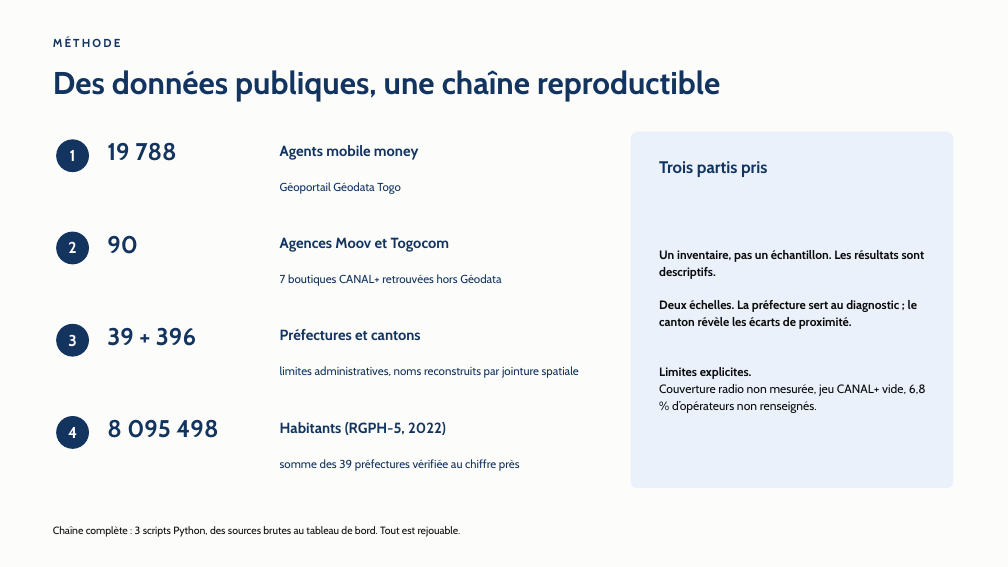
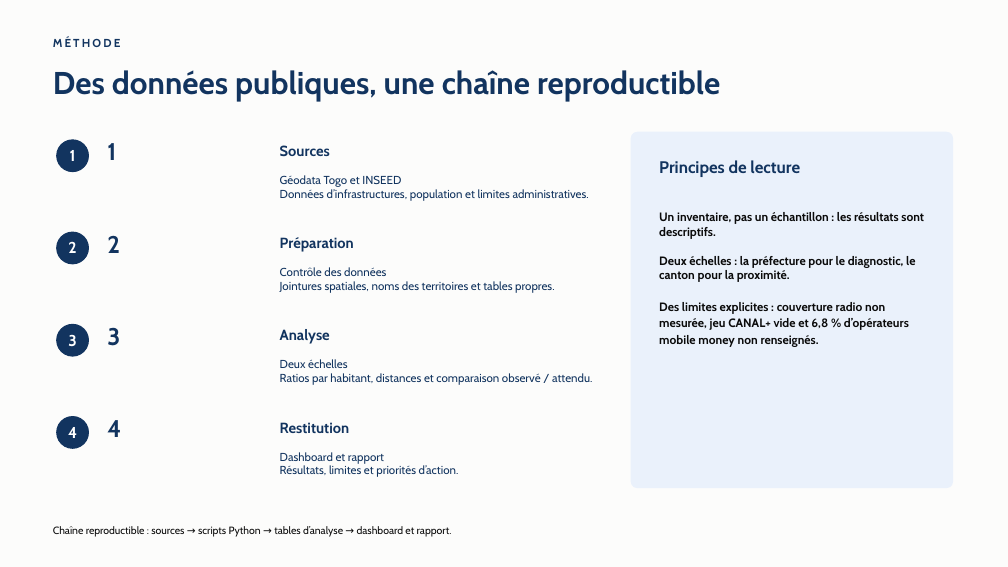
Before and after one commit to jack-junior/togo-acces-numerique, a slide deck: slide 2 of rapport/Rapport_Defi1_Acces_numerique_Togo.pptx. Drawn at 1008x567 pixels with LibreOffice and Linux fonts; fonts in the diff are those of the drawing. Boxes give left, top, right and bottom in pixels: in the first picture for what was removed or moved away, otherwise in the second. Text is boxed around its words. In the diff, an @@ line names an element or a change of style, - is before the commit and + after.

Commit message:
Turn method slide into workflow

```diff
--- a/rapport/Rapport_Defi1_Acces_numerique_Togo.pptx
+++ b/rapport/Rapport_Defi1_Acces_numerique_Togo.pptx
@@ text at bbox=[107, 143, 116, 160]: text changed @@
-19 788
+1
@@ text at bbox=[280, 145, 330, 157]: text changed @@
-Agents mobile money
+Sources
@@ text at bbox=[280, 175, 589, 201]: text changed @@
-Géoportail Géodata Togo
+Géodata Togo et INSEED
+Données d’infrastructures, population et limites administratives.
@@ text at bbox=[659, 160, 800, 177]: text changed @@
-Trois partis pris
+Principes de lecture
@@ text at bbox=[107, 235, 120, 253]: text changed @@
-90
+2
@@ text at bbox=[280, 237, 354, 252]: text changed @@
-Agences Moov et Togocom
+Préparation
@@ text at bbox=[659, 212, 924, 347]: text changed @@
-Un inventaire, pas un échantillon. Les résultats sont descriptifs.
-Deux échelles. La préfecture sert au diagnostic ; le canton révèle les écarts de proximité.
-Limites explicites.
-Couverture radio non mesurée, jeu CANAL+ vide, 6,8 % d’opérateurs non renseignés.
+Un inventaire, pas un échantillon : les résultats sont descriptifs.
+Deux échelles : la préfecture pour le diagnostic, le canton pour la proximité.
+Des limites explicites : couverture radio non mesurée, jeu CANAL+ vide et 6,8 % d’opérateurs mobile money non renseignés.
@@ text at bbox=[280, 267, 554, 293]: text changed @@
-7 boutiques CANAL+ retrouvées hors Géodata
+Contrôle des données
+Jointures spatiales, noms des territoires et tables propres.
@@ text at bbox=[107, 327, 120, 346]: text changed @@
-39 + 396
+3
@@ text at bbox=[280, 329, 330, 344]: text changed @@
-Préfectures et cantons
+Analyse
@@ text at bbox=[280, 359, 592, 385]: text changed @@
-limites administratives, noms reconstruits par jointure spatiale
+Deux échelles
+Ratios par habitant, distances et comparaison observé / attendu.
@@ text at bbox=[107, 420, 121, 437]: text changed @@
-8 095 498
+4
@@ text at bbox=[280, 422, 349, 433]: text changed @@
-Habitants (RGPH-5, 2022)
+Restitution
@@ text at bbox=[280, 452, 459, 477]: text changed @@
-somme des 39 préfectures vérifiée au chiffre près
+Dashboard et rapport
+Résultats, limites et priorités d’action.
@@ text at bbox=[53, 526, 452, 537]: text changed @@
-Chaîne complète : 3 scripts Python, des sources brutes au tableau de bord. Tout est rejouable.
+Chaîne reproductible : sources → scripts Python → tables d’analyse → dashboard et rapport.
```
